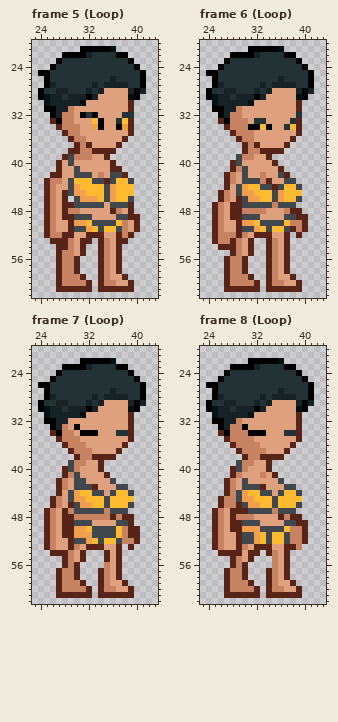
Pixel-art file: NPC/Sasha.ase. Above: the version before the commit.
64x64 pixels, 18 frames. Colours within 5 levels of each other are drawn and written as one. Shown: frame 5 (Loop): x 23..43, y 20..62; frame 6 (Loop): x 23..43, y 20..62; frame 7 (Loop): x 23..43, y 20..62; frame 8 (Loop): x 23..43, y 20..62. The commit also changed other frames, which this record leaves out.
The same view after the edit:
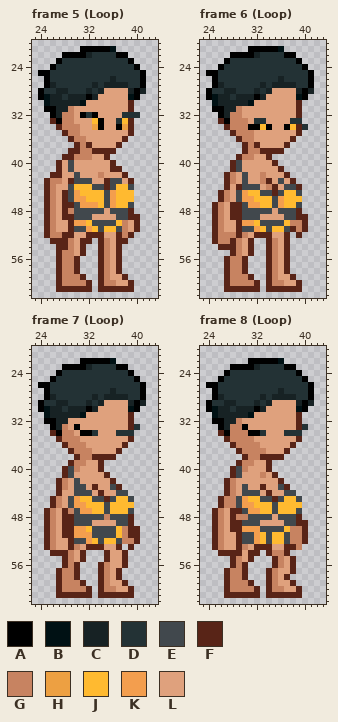
Palette (. is transparent): A #000000  B #001114  C #172224  D #233235  E #41484d  F #582417  G #c78361  H #eda042  J #ffba30  K #f39e4e  L #dfa17d
Difference:
Changed rows in their new state; - is an unchanged pixel.
Frame 5 (Loop), layers "Eyes", "Clothes":
first column x 40:
32 D
first column x 29:
39 F----------
41 EL---------
42 --LL---LL--
43 FEEELL--ELF
44 -J--EEFE--E
45 --J--------
46 EK-JJ-----J
47 --KKKJEKJJE
48 -EEEEE-EEE-
Frame 6 (Loop), layers "Eyes", "Clothes":
first column x 37:
32 --F-
33 --D-
34 A--D
first column x 29:
39 F----------
41 EL---------
42 -------L---
43 --LL---ELF-
44 FEEELG-LEEF
45 --J-EEFE--E
46 EK-J------J
47 --KKJJEKJJE
48 -EEEEE-EEE-
Frame 7 (Loop), layers "Eyes", "Clothes", "Body":
first column x 33:
33 -------D
34 D-----D-
first column x 29:
39 F----------
41 EL---------
42 --L----F---
43 ---L---EF.-
44 LEEELF-LEE.
45 --J-EEFE--E
46 EK-J------J
47 --KKJJEJJJE
48 -EEEEE-EEE-
first column x 34:
54 ---LF
55 ---LF
56 F--LF
Frame 8 (Loop), layers "Eyes", "Clothes", "Body":
first column x 33:
33 -------D
34 D-----D-
first column x 29:
39 F----------
41 E----------
42 -L-----F---
43 --LL---EF.-
44 LEEELF-LEE.
45 --J-EEFE--E
46 EK-J------J
47 -EKKJJEJJJE
48 --EEEE-EEE-
first column x 35:
54 -G--
55 FGLF
56 FGLF
57 --LF
